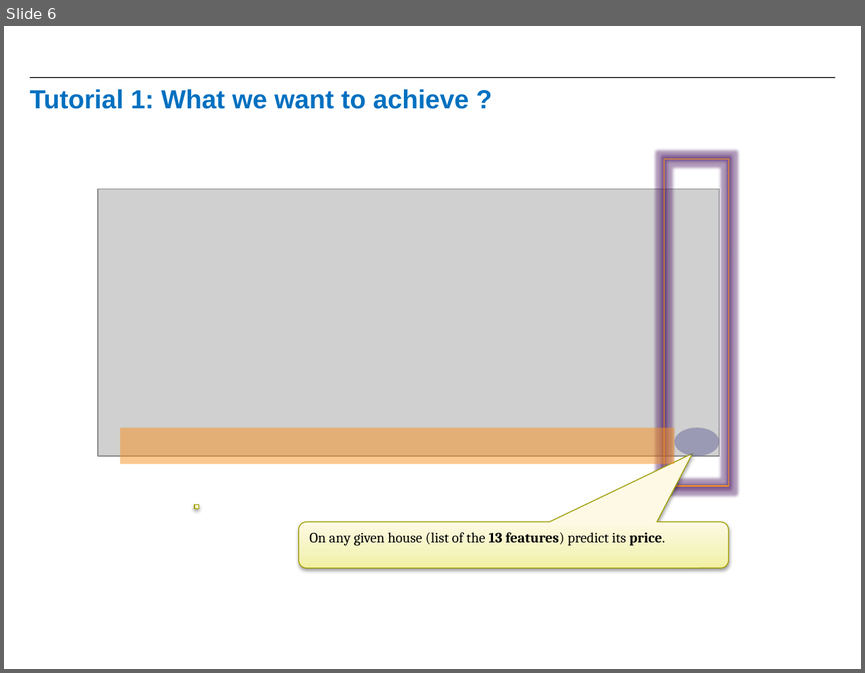
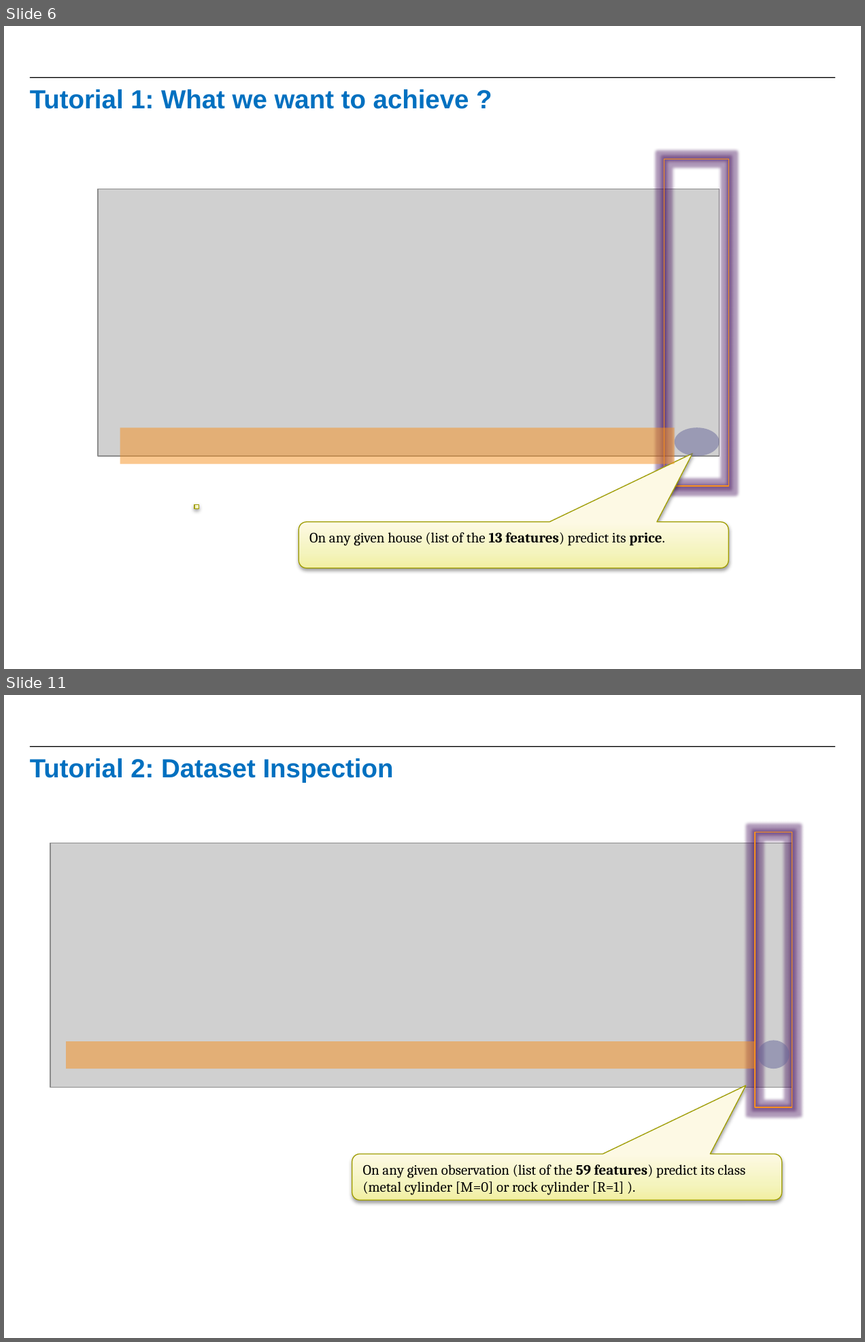
Before and after one commit to raanonr/practicals, a slide deck: PracticalKeras_Tutorials.pptx. Shown one above the other, each under a label of ours: slide 6 before the commit, slides 6 and 11 after it; the slides between them are not shown. The pictures are 865x673 and 865x1342 pixels, drawn with LibreOffice and Linux fonts; fonts in the diff are those of the drawing; grey boxes stand for pictures; background and template pictures are left out. Boxes give left, top, right and bottom in pixels: in the first picture for what was removed or moved away, otherwise in the second. Text is boxed around its words. In the diff, an @@ line names an element or a change of style, - is before the commit and + after.

Commit message:
Completed 5 tutorials

```diff
--- a/PracticalKeras_Tutorials.pptx
+++ b/PracticalKeras_Tutorials.pptx
@@ slide 11 added at <box>4,695,861,1338</box>, background #FFFFFF; not listed: 1 template element that a slide beside it also shows @@
@@ title added at <box>30,758,394,782</box>, 22 pt, text #0070C0, bold @@
+Tutorial 2: Dataset Inspection
@@ rectangle added at <box>755,832,792,1107</box>, outline #F7901E 0.75 pt @@
@@ picture added at <box>50,843,792,1087</box> @@
@@ rectangle added at <box>66,1041,755,1068</box>, fill #F7901E at 50% opacity @@
@@ ellipse added at <box>757,1040,789,1068</box>, fill #666699 at 50% opacity @@
@@ rounded speech box added at <box>352,1153,782,1200</box>, fill gradient #F2F0A2 to #F5F3BF to #FCFBE6, outline #A09E00 0.75 pt, 12 pt, text #000000 @@
+On any given observation (list of the 59 features) predict its class (metal cylinder [M=0] or rock cylinder [R=1] ).
```
Also in this commit, not shown: 4 slides changed, 18 other slides added.
